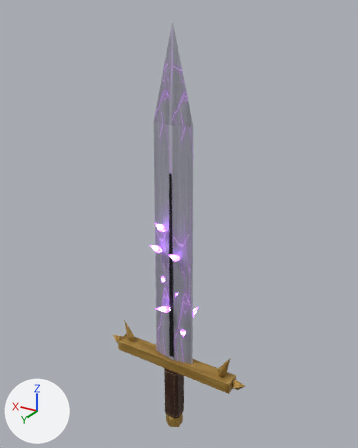
The FBX model cyclops/export/weapons/HighSword.fbx: old version first, new version second.
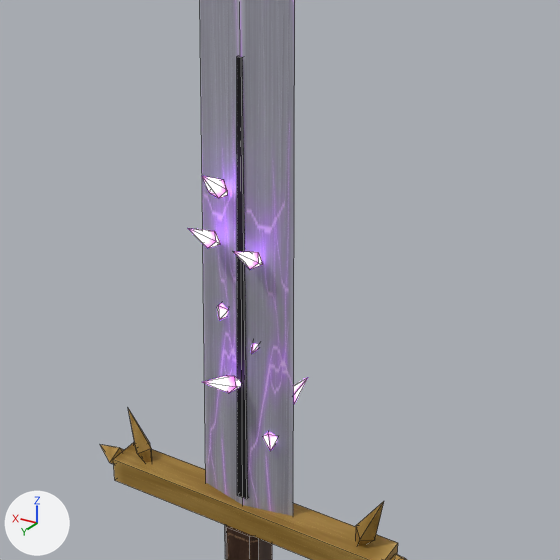
Old and new are each drawn whole from a 50 mm lens placed at (-2.3, 3.74, 3.89), pointed at (0.02, -0.13, 1.96) and again close up on the part from 20% to 85% of the width and 34% to 85% of the height. The lights are fixed; the arrows at lower left show +X, +Y and +Z. The older version's two pictures come first. The close-ups show mesh edges as thin lines.

Objects in the first close-up: 'Blade', 'Glow', 'Guard', 'Handle'.
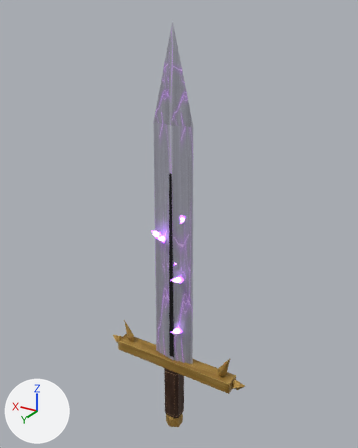
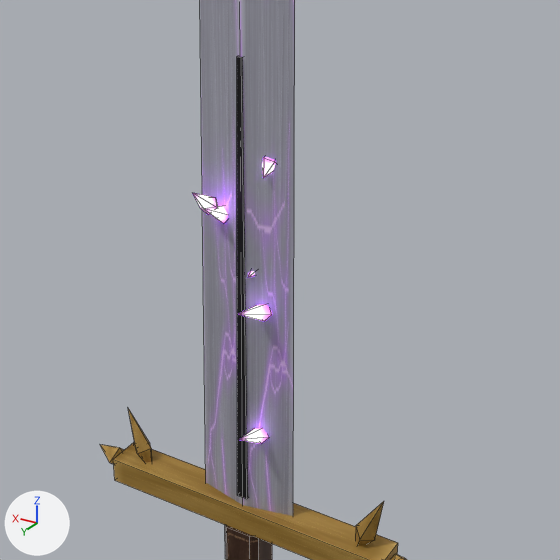
The change, as JSON lines over the scene's bpy script:
```json
{"block": "me_glow", "where": "# used by ob_glow; location = (0.0, 0.0, 0.0)"}
{"op": "remove", "block": "me_glow", "code": "me_glow.from_pydata(...)  # 56 vertices, 80 faces; spans x -0.175..0.163, y -0.234..0.256, z 0.787..2.094"}
{"op": "add", "block": "me_glow", "code": "me_glow.from_pydata(...)  # 56 vertices, 80 faces; spans x -0.142..0.162, y -0.183..0.19, z 0.796..2.191"}
{"block": "me_glow", "change": "me_glow part 1: the loose piece of 7 vertices spanning x 0.074..0.147, y -0.056..0.051, z 1.354..1.449 is multiplied about its middle by the matrix ((0.983, -0.036, -0.012), (0.026, 0.866, -0.466), (0.028, 0.466, 0.866)), then moved by (-0.099, -0.091, -0.023)"}
{"block": "me_glow", "change": "me_glow part 2: the loose piece of 7 vertices spanning x 0.036..0.11, y 0.017..0.235, z 1.923..2.094 is multiplied about its middle by the matrix ((0.964, 0.253, 0.045), (-0.254, 0.918, 0.297), (0.034, -0.299, 0.952)), then moved by (-0.161, -0.065, -0.552)"}
{"block": "me_glow", "change": "me_glow part 3: 28 of 56 vertices moved; they spanned x -0.175..0.068, y -0.234..0.256, z 0.787..1.381 and now span x -0.142..0.162, y -0.183..0.185, z 1.25..2.191; mean shift (0.104, 0.007, 0.733); largest move (-0.086, -0.07, 0.895) -> (0.139, 0.185, 1.986)"}
{"block": "me_glow", "change": "me_glow part 4"}
{"op": "set", "path": "me_glow.vertices[14].co", "old": "(0.089, 0.094, 1.747)", "new": "(-0.12, 0.026, 0.832)", "note": "pixel (216, 241) -> pixel (269, 437)"}
{"op": "set", "path": "me_glow.vertices[15].co", "old": "(0.113, 0.068, 1.777)", "new": "(-0.094, 0.009, 0.867)", "note": "pixel (214, 231) -> not seen"}
{"op": "set", "path": "me_glow.vertices[16].co", "old": "(0.159, 0.07, 1.765)", "new": "(-0.049, 0.012, 0.854)"}
{"op": "set", "path": "me_glow.vertices[17].co", "old": "(0.163, 0.098, 1.728)", "new": "(-0.047, 0.029, 0.81)", "note": "pixel (200, 241) -> not seen"}
{"op": "set", "path": "me_glow.vertices[18].co", "old": "(0.12, 0.113, 1.716)", "new": "(-0.092, 0.038, 0.797)", "note": "pixel (207, 248) -> pixel (261, 443)"}
{"op": "set", "path": "me_glow.vertices[19].co", "old": "(0.146, 0.213, 1.841)", "new": "(-0.068, 0.184, 0.897)", "note": "pixel (187, 228) -> pixel (239, 439)"}
{"op": "set", "path": "me_glow.vertices[20].co", "old": "(0.119, 0.019, 1.694)", "new": "(-0.087, -0.067, 0.796)", "note": "pixel (220, 244) -> not seen"}
{"op": "set", "path": "me_glow.vertices[28].co", "old": "(-0.106, 0.089, 1.697)", "new": "(-0.008, -0.014, 1.624)", "note": "pixel (258, 263) -> not seen"}
{"op": "set", "path": "me_glow.vertices[29].co", "old": "(-0.088, 0.059, 1.728)", "new": "(-0.034, 0.001, 1.66)", "note": "pixel (258, 252) -> not seen"}
{"op": "set", "path": "me_glow.vertices[30].co", "old": "(-0.043, 0.052, 1.716)", "new": "(-0.079, 0.003, 1.646)", "note": "pixel (249, 251) -> not seen"}
{"op": "set", "path": "me_glow.vertices[31].co", "old": "(-0.034, 0.077, 1.678)", "new": "(-0.081, -0.011, 1.601)", "note": "pixel (244, 262) -> not seen"}
{"op": "set", "path": "me_glow.vertices[32].co", "old": "(-0.073, 0.1, 1.666)", "new": "(-0.037, -0.022, 1.587)", "note": "pixel (249, 269) -> not seen"}
{"op": "set", "path": "me_glow.vertices[33].co", "old": "(-0.035, 0.167, 1.766)", "new": "(-0.064, -0.133, 1.664)", "note": "pixel (232, 251) -> not seen"}
{"op": "set", "path": "me_glow.vertices[34].co", "old": "(-0.088, 0.025, 1.659)", "new": "(-0.039, 0.061, 1.602)", "note": "pixel (262, 264) -> pixel (247, 277)"}
```

Where the change shows, as pixel boxes (x1, y1, x2, y2) in the close-ups (560 x 560 px; the box of a moved part takes in the faces that stretch with it):
```json
{"object": "Glow", "change": "reshaped", "before": [188, 176, 308, 451], "after": [193, 157, 276, 444], "on screen": "31% narrower"}
{"part": 1, "of": "me_glow", "change": "moved or reshaped", "before": [217, 303, 228, 320], "on screen": "not visible afterwards"}
{"part": 2, "of": "me_glow", "change": "moved or reshaped", "before": [202, 176, 227, 198], "after": [239, 305, 272, 321]}
{"part": 3, "of": "me_glow", "change": "moved or reshaped", "before": [202, 343, 308, 451], "after": [193, 157, 276, 223]}
{"part": 4, "of": "me_glow", "change": "moved or reshaped", "before": [188, 228, 262, 269], "after": [240, 271, 269, 444]}
```
